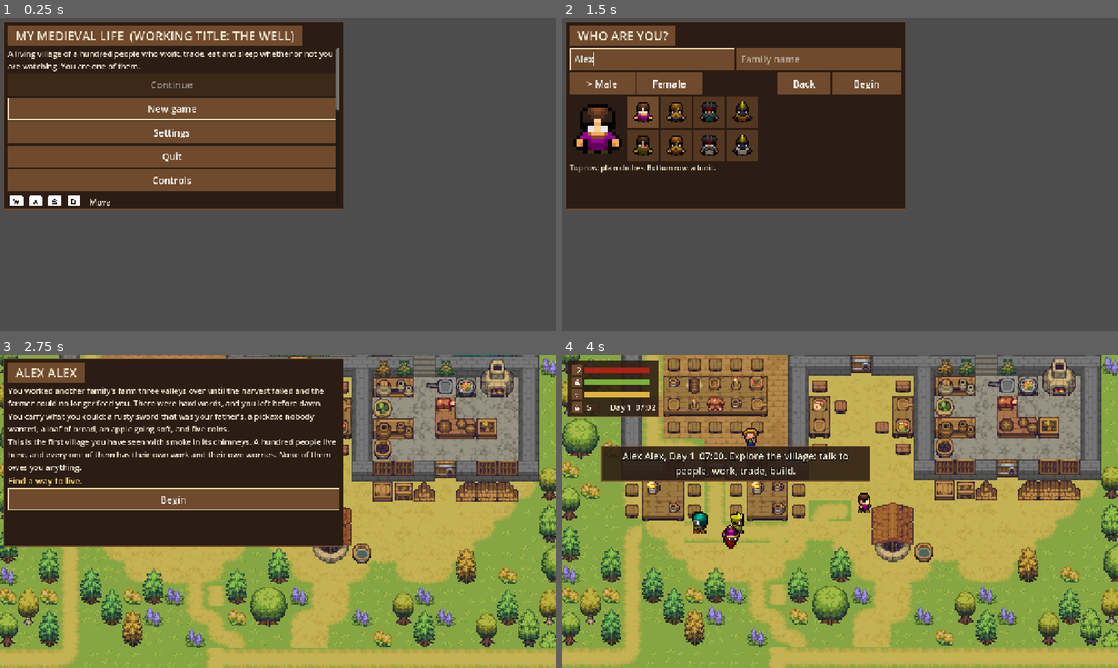
Above: before the commit, frames 1-4 (two rows, left to right).
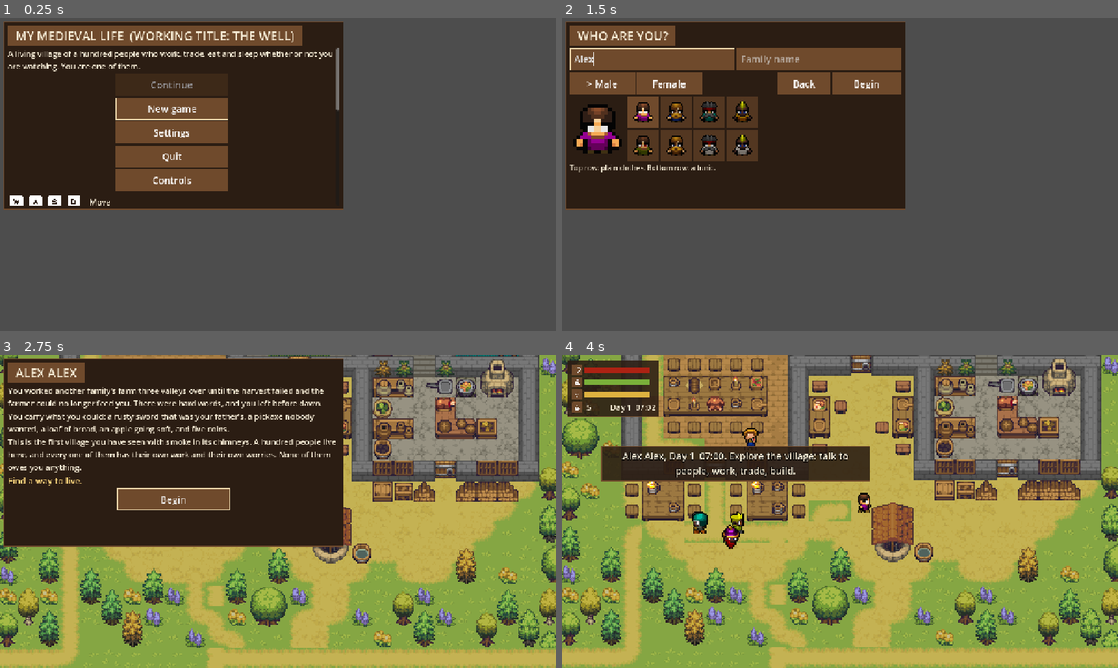
Above: after the commit, the same moments.

Repository: verbal76/My-Medieval-Life
Game: Godot game, scene res://scenes/main.tscn
The game is run twice, just before and just after one commit, with the same random seed, the same clock (stepped at 60 frames per second) and the same inputs.
Inputs (mouse positions are in pixels of both pictures, inside the frame that each line leads up to):
- Up to frame 1 (0.25 s): no input
- Up to frame 2 (1.5 s): click "New game" at 0.5 s; click (650, 58) at 1.27 s; type "Alex" at 1.35 s
- Up to frame 3 (2.75 s): click (255, 395) at 1.5 s; type "Alex" at 1.58 s; click "Begin" at 2 s
- Up to frame 4 (4 s): click "Begin" at 2.75 s; tap Enter at 3.5 s; move the mouse to (962, 495) at 3.52 s; hold D (move_right) from 3.53 s (still down); tap Space (attack) at 3.6 s; click (962, 495) at 3.67 s

The runs differ from the first frame. In frame 1, 11% of the frame differs, in the area x 1-61%, y 25-56%; in frame 2, nothing differs; in frame 3, 2.8%; in frame 4, nothing differs.

Commit message:
Size window buttons to their words instead of stretching across
Owner: buttons do not need to go across the screen. Buttons in a window
are now as wide as their text (at least 260 interface units) and centred;
buttons in rows and grids are unchanged.

Co-Authored-By: Claude Opus 5.5 <noreply@anthropic.com>
Claude-Session: https://claude.ai/code/session_01Twyxni5CnEyE5LMG3EMiFY

Diff:
--- a/game/scripts/ui/game_ui.gd
+++ b/game/scripts/ui/game_ui.gd
@@ -63,6 +63,7 @@
 # On a phone the interface keeps at least this far from the screen edges (interface units; the layout
 # is 450 high): rounded corners on common phones cut off less than this.
 const CORNER_MARGIN := Vector2(28, 14)
+const BUTTON_MIN_WIDTH := 260.0       # window buttons are at least this wide, else as wide as their text
 const SCHEME_NAMES := {"touch": "Touch", "kbm": "Keyboard and mouse", "gamepad": "Gamepad"}
 
 
@@ -548,6 +549,11 @@
 	var b := Button.new()
 	b.text = text
 	b.custom_minimum_size = Vector2(0, 48)
+	if parent == null:
+		# a button in a window is as wide as its words (at least BUTTON_MIN_WIDTH), centred, not a
+		# bar across the screen (owner: "they are buttons")
+		b.custom_minimum_size.x = BUTTON_MIN_WIDTH
+		b.size_flags_horizontal = Control.SIZE_SHRINK_CENTER
 	b.disabled = not enabled
 	b.pressed.connect(cb)
 	(parent if parent else panel_body).add_child(b)
